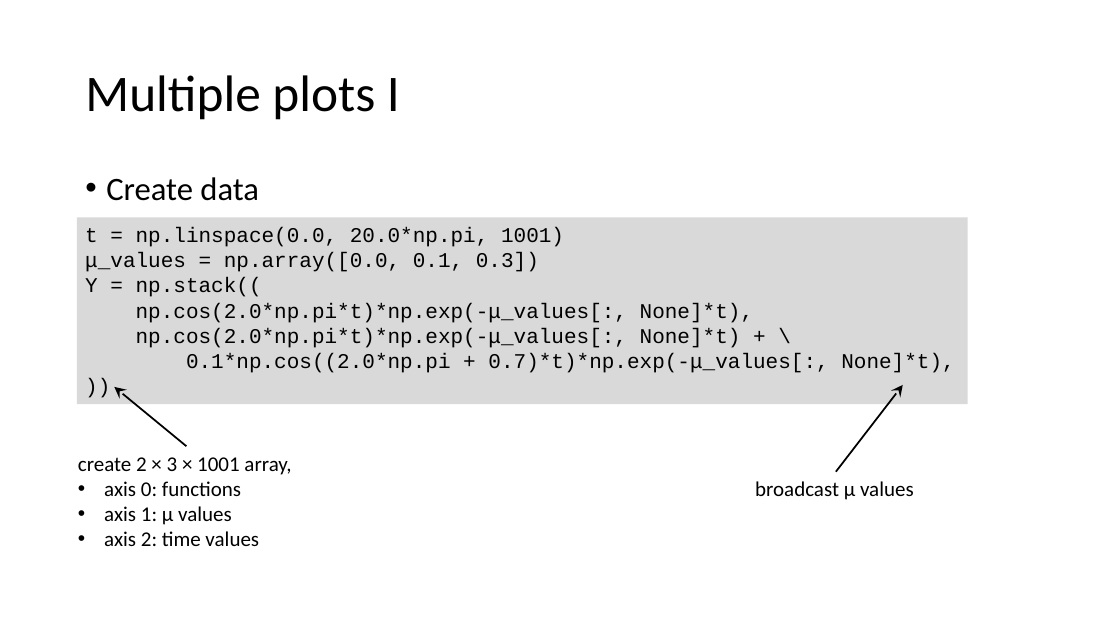
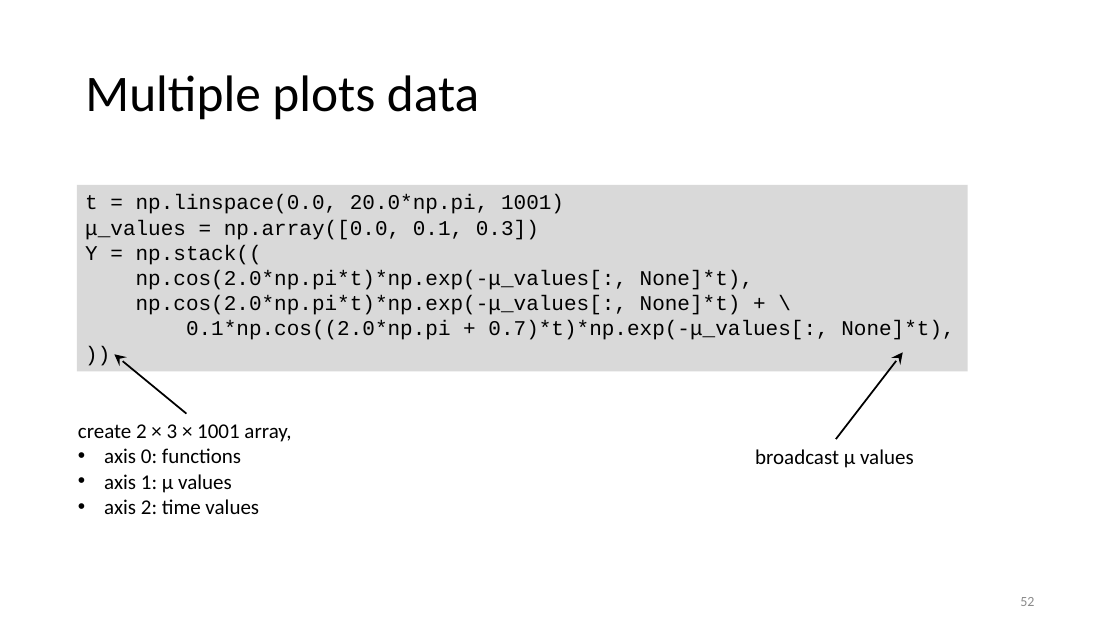
Before and after one commit to gjbex/Scientific-Python, a slide deck: slide 52 of scientific_python.pptx. Drawn at 1120x630 pixels with LibreOffice and Linux fonts; fonts in the diff are those of the drawing. Boxes give left, top, right and bottom in pixels: in the first picture for what was removed or moved away, otherwise in the second. Text is boxed around its words. In the diff, an @@ line names an element or a change of style, - is before the commit and + after.

```diff
--- a/scientific_python.pptx
+++ b/scientific_python.pptx
@@ title at (85,75,479,120): text changed @@
-Multiple plots I
+Multiple plots data
@@ text removed at (106,177,259,201) @@
-• Create data
@@ arrow moved from (187, 446) - (114, 387) to (187, 413) - (114, 355) @@
@@ 2 texts, 1 rectangle, 1 arrow: place and size @@
-2 texts, 1 rectangle, 1 arrow at (77,218,968,546)
+2 texts, 1 rectangle, 1 arrow at (77,185,968,514)
@@ page number added at (1020,597,1034,606), 12 pt, text #8C8C8C @@
+52
```
Also in this commit, not shown: 1 other slide changed, 1 other file.
